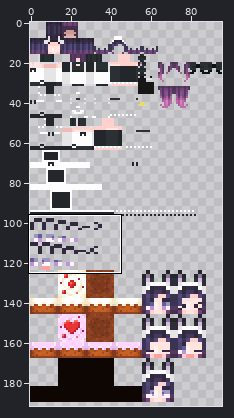
File history of a sprite sheet, SampleSkins/8.png. The first picture is a wide view before the edit; the outline marks the close-up.
Close-up. Before:
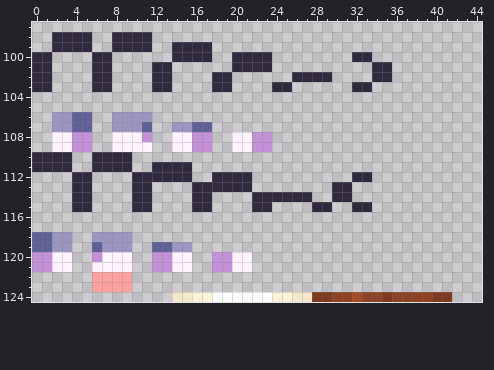
The file is 96x192 pixels. Colours within 5 levels of each other are drawn and written as one. Shown: x 0..44, y 97..124.
Now the later version:
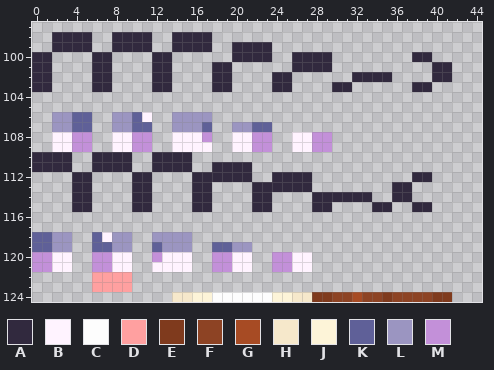
Palette (. is transparent): A #31293e  B #fff3ff  C #fdfdfd  D #ffa0a0  E #7f3a1d  F #8d4324  G #a74b24  H #f6e8cb  J #fdf4d8  K #5f6098  L #9b95c1  M #c390d9
Changes in this commit:
@@ x 0..44 @@
  97 .............................................
- 98 ..AAAA..AAAA.................................
- 99 ..AAAA..AAAA..AAAA...........................
-100 AA....AA......AAAA..AAAA........AA...........
-101 AA....AA....AA......AAAA..........AA.........
-102 AA....AA....AA....AA......AAAA....AA.........
-103 AA....AA....AA....AA....AA......AA...........
+ 98 ..AAAA..AAAA..AAAA...........................
+ 99 ..AAAA..AAAA..AAAA..AAAA.....................
+100 AA....AA....AA......AAAA..AAAA........AA.....
+101 AA....AA....AA....AA......AAAA..........AA...
+102 AA....AA....AA....AA....AA......AAAA....AA...
+103 AA....AA....AA....AA....AA....AA......AA.....
 104 .............................................
 105 .............................................
-106 ..LLKK..LLLL.................................
-107 ..LLKK..LLLK..LLKK...........................
-108 ..BBMM..BBBM..BBMM..BBMM.....................
-109 ..BBMM..BBBB..BBMM..BBMM.....................
-110 AAAA..AAAA...................................
-111 AAAA..AAAA..AAAA.............................
-112 ....AA....AAAAAA..AAAA..........AA...........
-113 ....AA....AA....AAAAAA........AA.............
-114 ....AA....AA....AA....AAAAAA..AA.............
-115 ....AA....AA....AA....AA....AA..AA...........
+106 ..LLKK..LLKB..LLLL...........................
+107 ..LLKK..LLKK..LLLK..LLKK.....................
+108 ..BBMM..BBMM..BBBM..BBMM..BBMM...............
+109 ..BBMM..BBMM..BBBB..BBMM..BBMM...............
+110 AAAA..AAAA..AAAA.............................
+111 AAAA..AAAA..AAAA..AAAA.......................
+112 ....AA....AA....AAAAAA..AAAA..........AA.....
+113 ....AA....AA....AA....AAAAAA........AA.......
+114 ....AA....AA....AA....AA....AAAAAA..AA.......
+115 ....AA....AA....AA....AA....AA....AA..AA.....
 116 .............................................
 117 .............................................
-118 KKLL..LLLL...................................
-119 KKLL..KLLL..KKLL.............................
-120 MMBB..MBBB..MMBB..MMBB.......................
-121 MMBB..BBBB..MMBB..MMBB.......................
+118 KKLL..KBLL..LLLL.............................
+119 KKLL..KKLL..KLLL..KKLL.......................
+120 MMBB..MMBB..MBBB..MMBB..MMBB.................
+121 MMBB..MMBB..BBBB..MMBB..MMBB.................
 122 ......DDDD...................................
